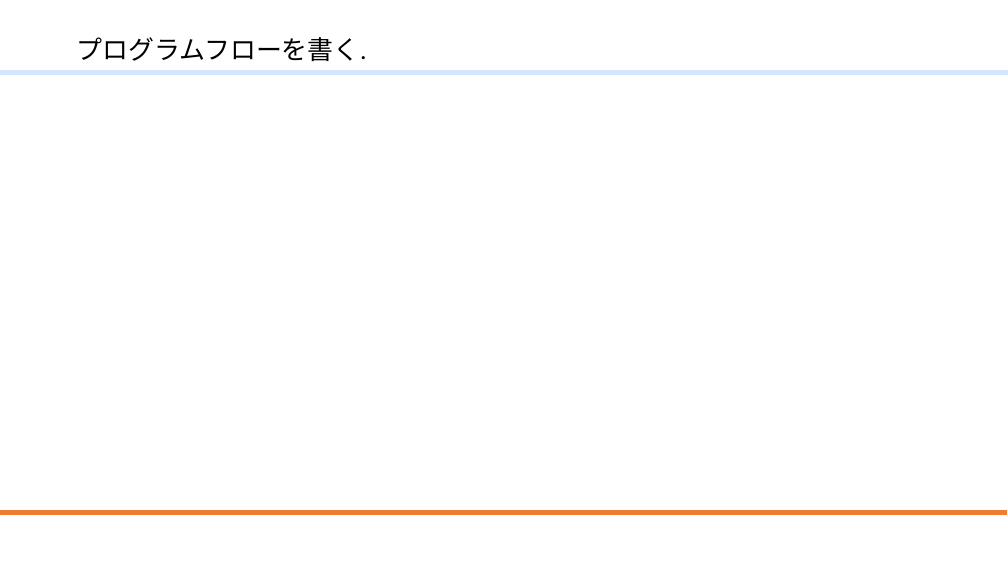
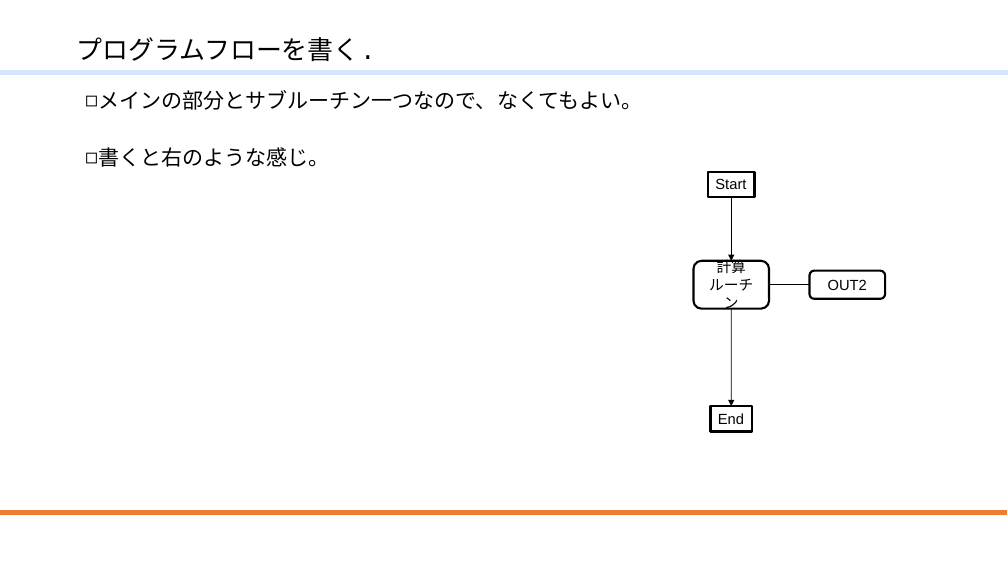
Before and after one commit to mmer547/ModernFortranLocalUserGroup, a slide deck: slide 27 of ModernFortran.f10/20210724_リファクタリング.pptx. Drawn at 1008x567 pixels with LibreOffice and Linux fonts; fonts in the diff are those of the drawing; background and template pictures are left out. Boxes give left, top, right and bottom in pixels: in the first picture for what was removed or moved away, otherwise in the second. Text is boxed around its words. In the diff, an @@ line names an element or a change of style, - is before the commit and + after.

```diff
--- a/ModernFortran.f10/20210724_リファクタリング.pptx
+++ b/ModernFortran.f10/20210724_リファクタリング.pptx
@@ title "プログラムフローを書く." at bbox=[77, 37, 376, 61]: font Calibri to Courier New @@
@@ text added at bbox=[98, 90, 642, 167], 20 pt, text #000000 @@
+◻ メインの部分とサブルーチン一つなので、なくてもよい。
+◻ 書くと右のような感じ。
@@ rectangle added at bbox=[709, 172, 755, 197], fill #FFFFFF, outline #000000 2 pt, 14 pt, text #000000 @@
+Start
@@ arrow added from (731, 197) to (731, 261), #000000 0.75 pt @@
@@ rounded rectangle added at bbox=[693, 261, 769, 309], fill #FFFFFF, outline #000000 2 pt, 14 pt, text #000000 @@
+計算ルーチン
@@ line added from (769, 285) to (810, 285), #000000 0.75 pt @@
@@ rounded rectangle added at bbox=[810, 271, 885, 299], fill #FFFFFF, outline #000000 2 pt, 14 pt, text #000000 @@
+OUT2
@@ arrow added from (731, 309) to (731, 406), #000000 0.75 pt @@
@@ rectangle added at bbox=[711, 406, 752, 432], fill #FFFFFF, outline #000000 2 pt, 14 pt, text #000000 @@
+End
```
Also in this commit, not shown: 43 other slides changed, 1 other file.
